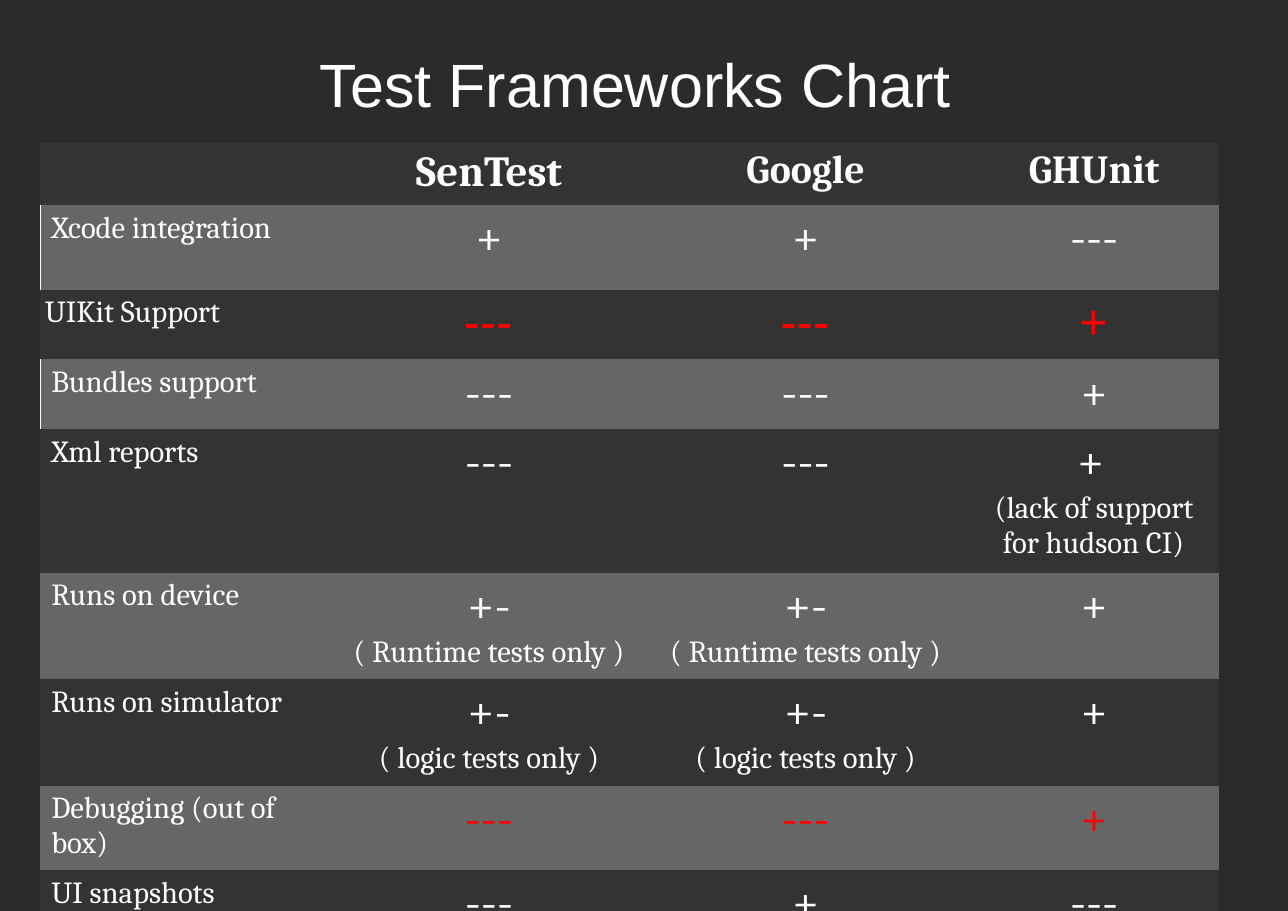
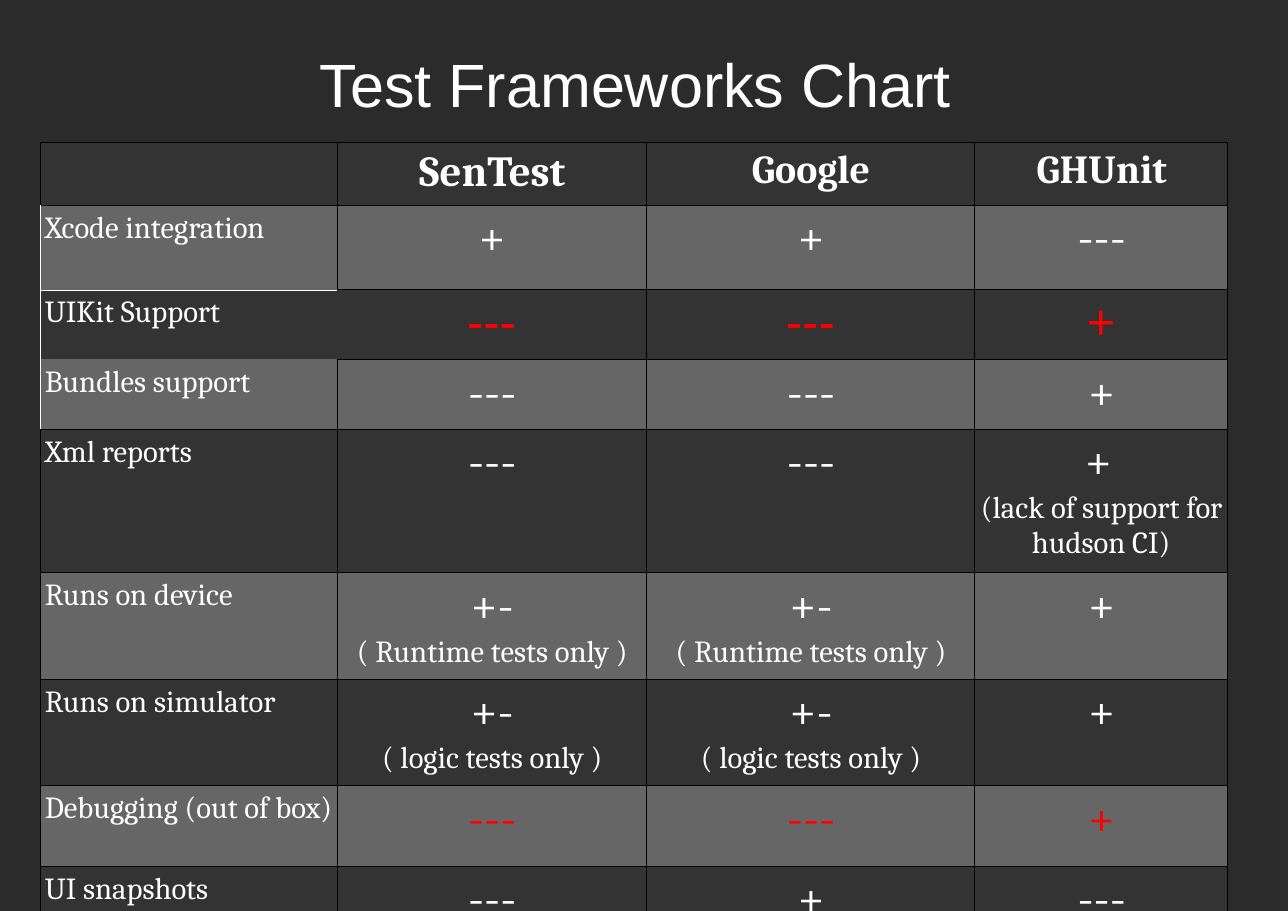
Before and after one commit to dodikk/iOS-articles, a slide deck: slide 21 of 3-iContiniousIntegration/ciPresentation.odp. Drawn at 1288x911 pixels with LibreOffice and Linux fonts; fonts in the diff are those of the drawing; background and template pictures are left out; a plain dark background stands for a picture behind light text. Boxes give left, top, right and bottom in pixels: in the first picture for what was removed or moved away, otherwise in the second. Text is boxed around its words. In the diff, an @@ line names an element or a change of style, - is before the commit and + after.

Commit message:
Fixed artifacts. Fixed table borders.

```diff
--- a/3-iContiniousIntegration/ciPresentation.odp
+++ b/3-iContiniousIntegration/ciPresentation.odp
@@ table at (x1=41, y1=143, x2=1227, y2=911) @@
@@ borders changed @@
@@ table resized from (x1=41, y1=143, x2=1220, y2=911) to (x1=41, y1=143, x2=1227, y2=911) @@
```
Also in this commit, not shown: 1 slide added, 1 other file.
